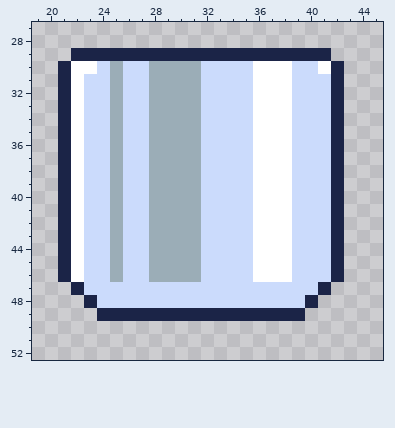
Pixel-art file: Assets/Sprites/Empty Glasses/whiskey-glass.aseprite. Above: the version before the commit.
64x64 pixels, 1 frame. Shown: x 19..45, y 27..52.
The result:
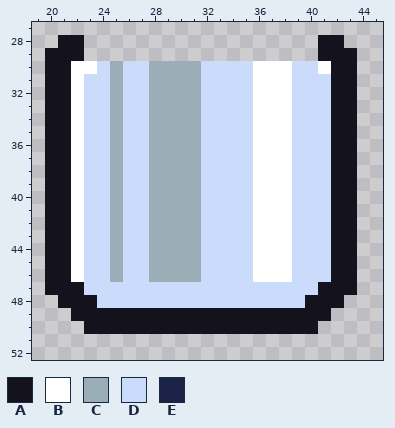
Palette (. is transparent): A #14121d  B #ffffff  C #9badb7  D #cbdbfc  E #1b2447
From old to new:
Changed rows in their new state; - is an unchanged pixel.
first column x 20:
28 -AA------------------AA-
29 AAA..................AAA
30 AA--------------------AA
31 AA--------------------AA
32 AA--------------------AA
33 AA--------------------AA
34 AA--------------------AA
35 AA--------------------AA
36 AA--------------------AA
37 AA--------------------AA
38 AA--------------------AA
39 AA--------------------AA
40 AA--------------------AA
41 AA--------------------AA
42 AA--------------------AA
43 AA--------------------AA
44 AA--------------------AA
45 AA--------------------AA
46 AA--------------------AA
47 AAA------------------AAA
48 -AAA----------------AAA-
49 --AAAAAAAAAAAAAAAAAAAA--
50 ---AAAAAAAAAAAAAAAAAA---
Changed places in both pictures, as pixel boxes (x1, y1, x2, y2):
changed: (45, 35, 357, 334)
